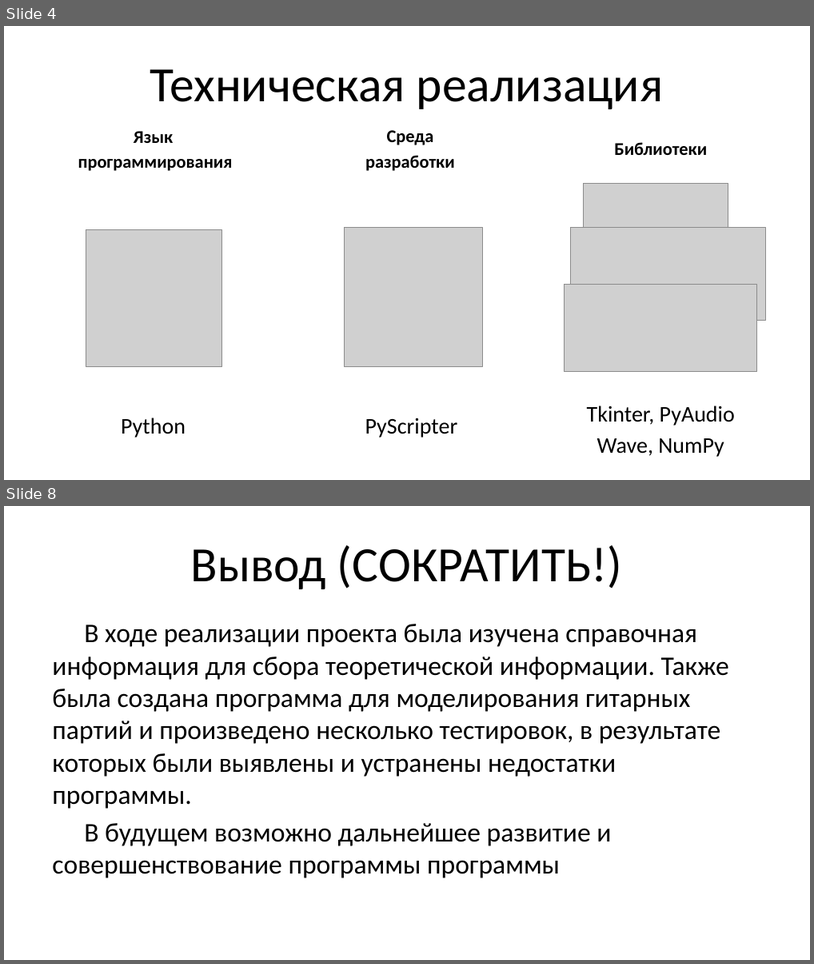
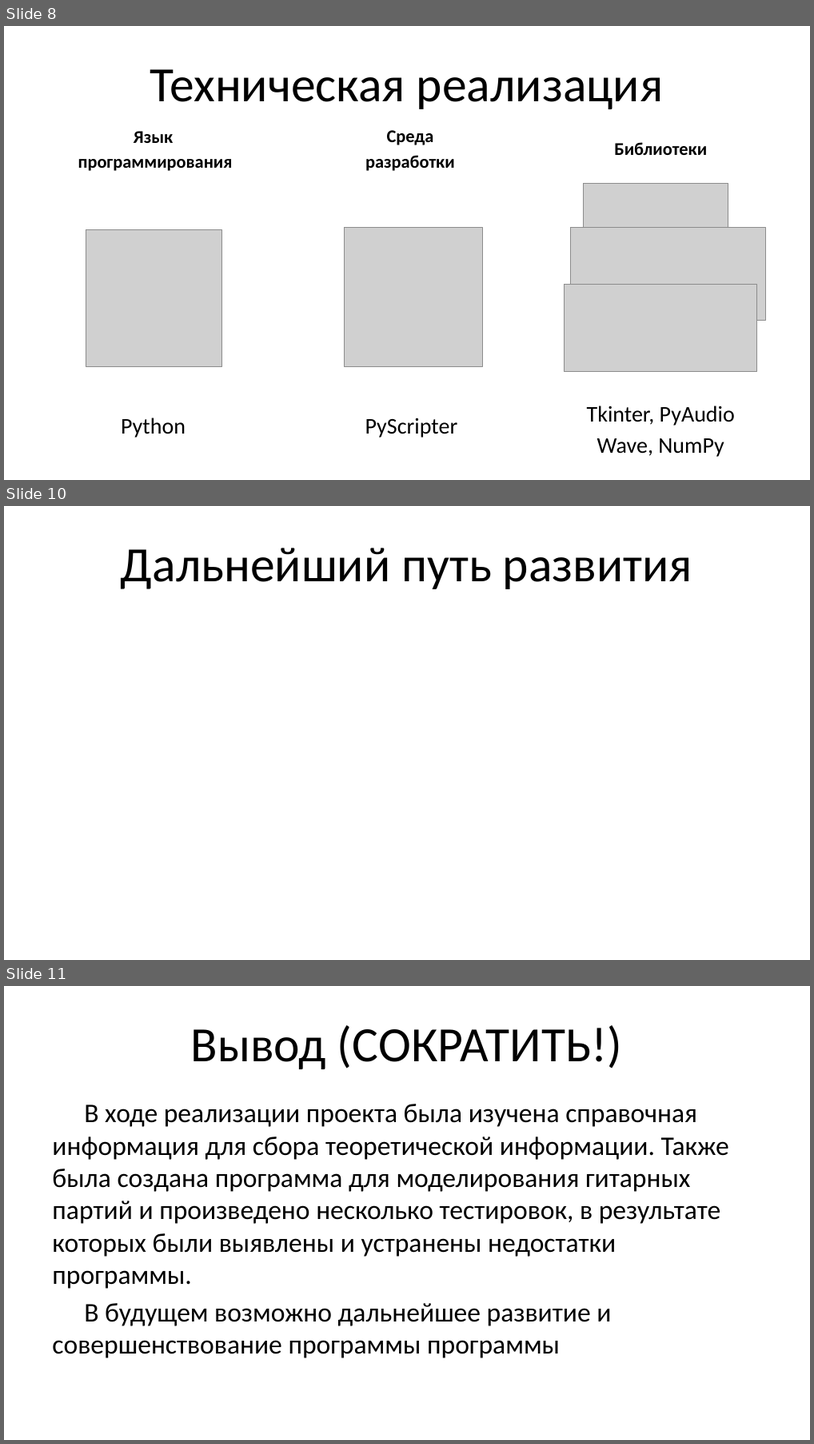
Before and after one commit to gfehka/GuitarPro-Analogue-School-Project-, a slide deck: Приложение для моделирования гитарных партий.pptx. Shown one above the other, each under a label of ours: slides 4 and 8 before the commit, slides 8, 10 and 11 after it; the slides between them are not shown. The pictures are 814x964 and 814x1444 pixels, drawn with LibreOffice and Linux fonts; fonts in the diff are those of the drawing; grey boxes stand for pictures. Boxes give left, top, right and bottom in pixels: in the first picture for what was removed or moved away, otherwise in the second. Text is boxed around its words. In the diff, an @@ line names an element or a change of style, - is before the commit and + after.

```diff
--- a/Приложение для моделирования гитарных партий.pptx
+++ b/Приложение для моделирования гитарных партий.pptx
@@ slide 10 added at bbox=[4, 506, 810, 960], background #FFFFFF @@
@@ title added at bbox=[121, 548, 693, 589], 44 pt, text #000000 @@
+Дальнейший путь развития
@@ what was slide 4 is now slide 8 @@
@@ what was slide 8 is now slide 11 @@
```
Also in this commit, not shown: 4 slides changed, 2 other slides added.
